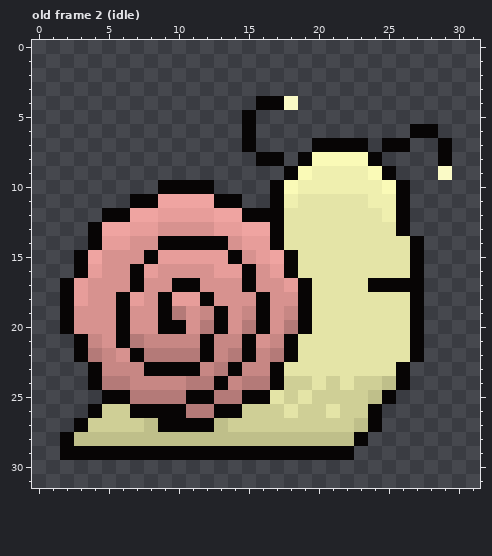
Two states of a pixel-art file, ExternalFiles/AsepriteFiles/Snail.aseprite. The picture above is the old version.
32x32 pixels, 16 frames. Colours within 5 levels of each other are drawn and written as one. Shown: old frame 2 (idle). The commit also changed other frames, which this record leaves out.
Now the later version:
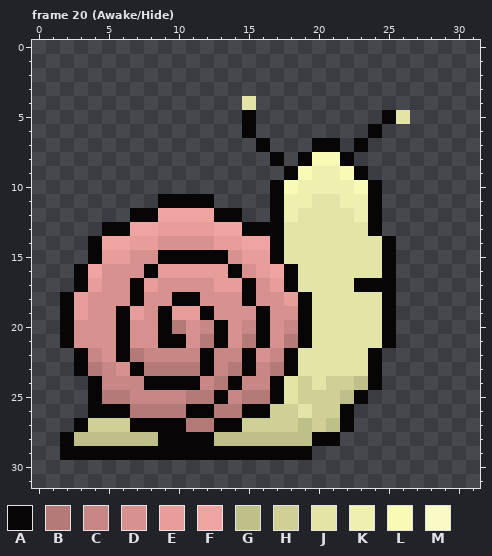
Palette (. is transparent): A #070505  B #b47a78  C #c78784  D #d7928f  E #e79d9a  F #efa4a1  G #bfbf8a  H #cfcf96  J #e4e4a7  K #efefaf  L #fafab7  M #fafac6
A new or re-ordered frame is compared with the old frame closest to it.
Message: style: snail awake animation
The edit:
frames 16 -> 21
--- frame 20 (Awake/Hide) is new; against old frame 2 (idle), layers "lines", "color"
@@ x 0..31 @@
  3 ................................
- 4 ................AAM.............
- 5 ...............A................
- 6 ...............A...........AA...
- 7 ...............A....AAAA.AA..A..
- 8 ................AA.ALLLLA....A..
- 9 ..................ALKKKKLA...M..
-10 .........AAAA....ALKKKKKKLA.....
-11 .......AAFFFFAA..AKJJJJJKKA.....
-12 .....AAFFEEEEFFAAAJJJJJJJKA.....
-13 ....AFFEEDDDDEEFFAJJJJJJJJA.....
-14 ....AEEDDAAAAADEEAJJJJJJJJJA....
-15 ...AFDDDAEEEEEADEFAJJJJJJJJA....
-16 ...AEDDAEDDDDEEADEAJJJJJJJJA....
-17 ..AEDDDADDAADDDADDEAJJJJAAAA....
-18 ..AEDDAEDAEEADDDADDAJJJJJJJA....
-19 ..ADDDADDABDCADCADCAJJJJJJJA....
-20 ..ADDDADDAADBADBADBAJJJJJJJA....
-21 ...ACDABCCCCACCADCAJJJJJJJJA....
-22 ...ABCDABBBBACBACBAJJJJJJJJA....
-23 ....ACCCAAAACBACCAJJJJJJJJA.....
-24 ....ABBCCCCBBACBBAHHJHJHHGA.....
-25 .....AABBBBAABBAAJHJHHHHGA......
-26 ....AHHAAAABBAAHHHJHHJHHA.......
-27 ...AHHHHGAAAAGHHHHHHHHHGA.......
-28 ..AGGGGGGGGGGGGGGGGGGGGA........
-29 ..AAAAAAAAAAAAAAAAAAAAA.........
+ 4 ...............J................
+ 5 ...............A.........AJ.....
+ 6 ...............A........A.......
+ 7 ................A...AA.A........
+ 8 .................A.ALLA.........
+ 9 ..................ALKKLA........
+10 .................ALKKKKLA.......
+11 .........AAAA....AKKJJKKA.......
+12 .......AAFFFFAA..AKJJJJKA.......
+13 .....AAFFEEEEFFAAAJJJJJJA.......
+14 ....AFFEEDDDDEEFFAJJJJJJJA......
+15 ....AEEDDAAAAADEEAJJJJJJJA......
+16 ...AFDDDAEEEEEADEFAJJJJJJA......
+17 ...AEDDAEDDDDEEADEAJJJJAAA......
+18 ..AEDDDADDAADDDADDEAJJJJJA......
+19 ..AEDDAEDAEEADDDADDAJJJJJA......
+20 ..ADDDADDABDCADCADCAJJJJJA......
+21 ..ADDDADDAADBADBADBAJJJJJA......
+22 ...ACDABCCCCACCADCAJJJJJA.......
+23 ...ABCDABBBBACBACBAJJJJJA.......
+24 ....ACCCAAAACBACCAJHJHHGA.......
+25 ....ABBCCCCBBACBBAJHHHGA........
+26 ....AAABBBBAABBAAHHJHHA.........
+27 ...AHHHAAAABBAAHHHHGHGA.........
+28 ..AGGGGGGAAAAGGGGGGGAA..........
+29 ..AAAAAAAAAAAAAAAAAA............
 30 ................................
Where, in picture pixels (left, top, right, bottom), the same in both pictures:
changed: (60, 96, 452, 460)
